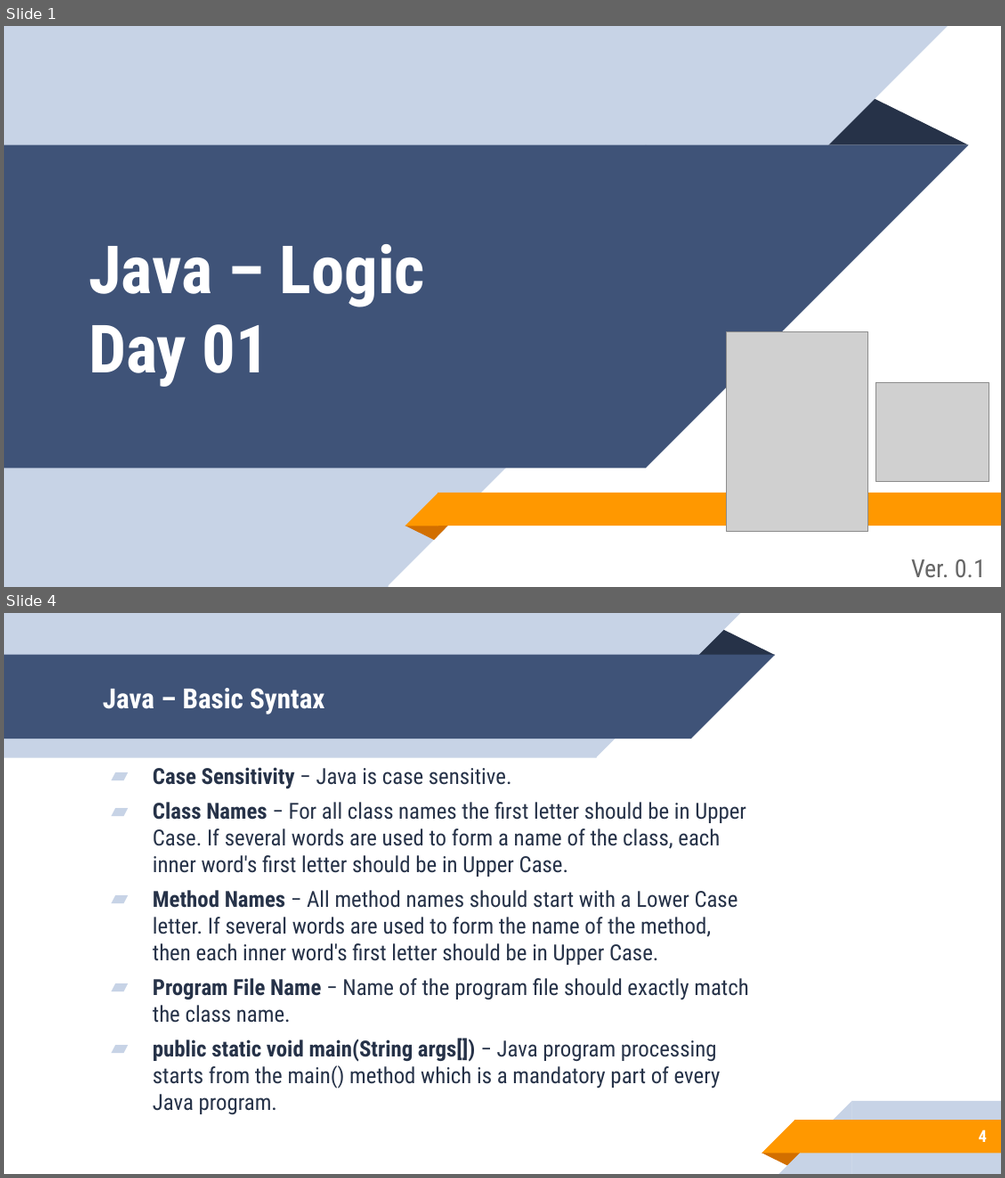
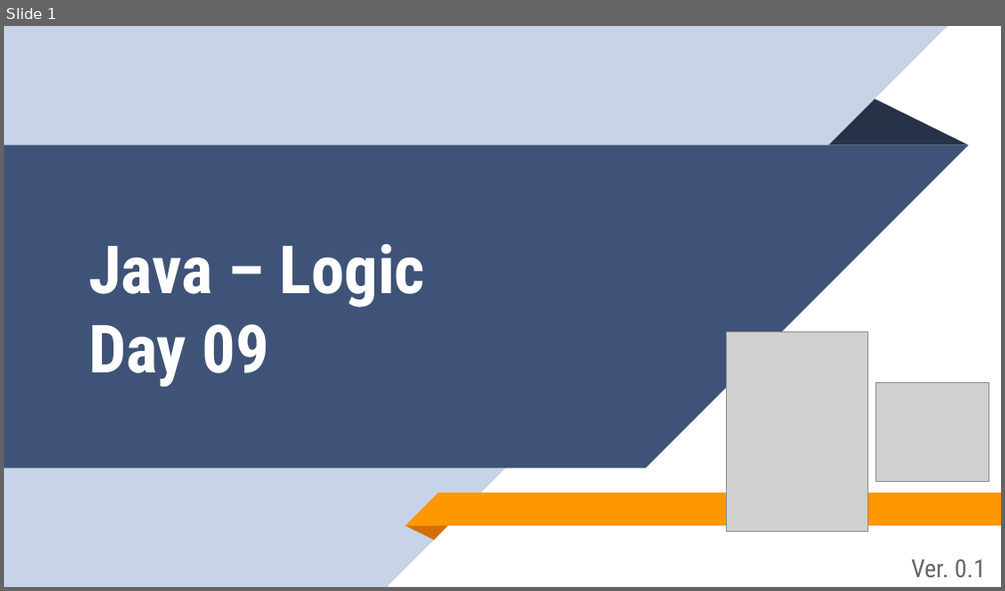
Before and after one commit to aronipurwanto/materi-xa, a slide deck: java/java-logic/Slide-Java-Logic-09.pptx. Shown one above the other, each under a label of ours: slides 1 and 4 before the commit, slide 1 after it; the slides between them are not shown. The pictures are 1005x1178 and 1005x591 pixels, drawn with LibreOffice and Linux fonts; fonts in the diff are those of the drawing; grey boxes stand for pictures. Boxes give left, top, right and bottom in pixels: in the first picture for what was removed or moved away, otherwise in the second. Text is boxed around its words. In the diff, an @@ line names an element or a change of style, - is before the commit and + after.

Commit message:
update materi logic

```diff
--- a/java/java-logic/Slide-Java-Logic-09.pptx
+++ b/java/java-logic/Slide-Java-Logic-09.pptx
@@ slide 4 removed at <box>4,613,1001,1174</box>, background #FFFFFF @@
@@ group removed at <box>4,613,775,757</box>: 2 rectangles, 2 right triangles, 1 triangle @@
@@ title removed at <box>103,688,324,714</box> @@
-Java – Basic Syntax
@@ text removed at <box>153,767,748,1114</box> @@
-▰ Case Sensitivity − Java is case sensitive.
-▰ Class Names − For all class names the first letter should be in Upper Case. If several words are used to form a name of the class, each inner word's first letter should be in Upper Case.
-▰ Method Names − All method names should start with a Lower Case letter. If several words are used to form the name of the method, then each inner word's first letter should be in Upper Case.
-▰ Program File Name − Name of the program file should exactly match the class name.
-▰ public static void main(String args[]) − Java program processing starts from the main() method which is a mandatory part of every Java program.
@@ group removed at <box>761,1101,1001,1173</box>: 2 rectangles, 2 right triangles, 1 triangle @@
@@ page number removed at <box>979,1129,987,1142</box> @@
-4
@@ slide 1 changed as well @@
@@ title at <box>89,244,425,386</box>: text changed @@
-Java – Logic
-Day 01
+Java – Logic
+Day 09
```
Also in this commit, not shown: 5 other slides changed, 2 slides added, 20 other slides removed, 2 other files.
